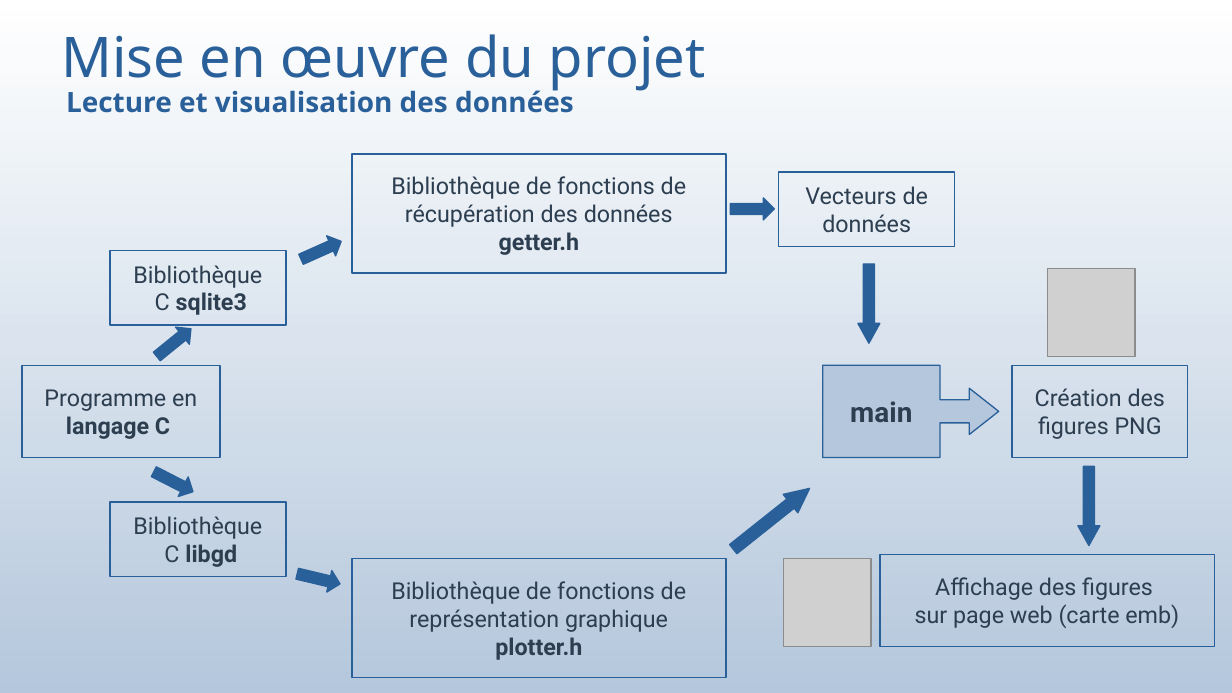
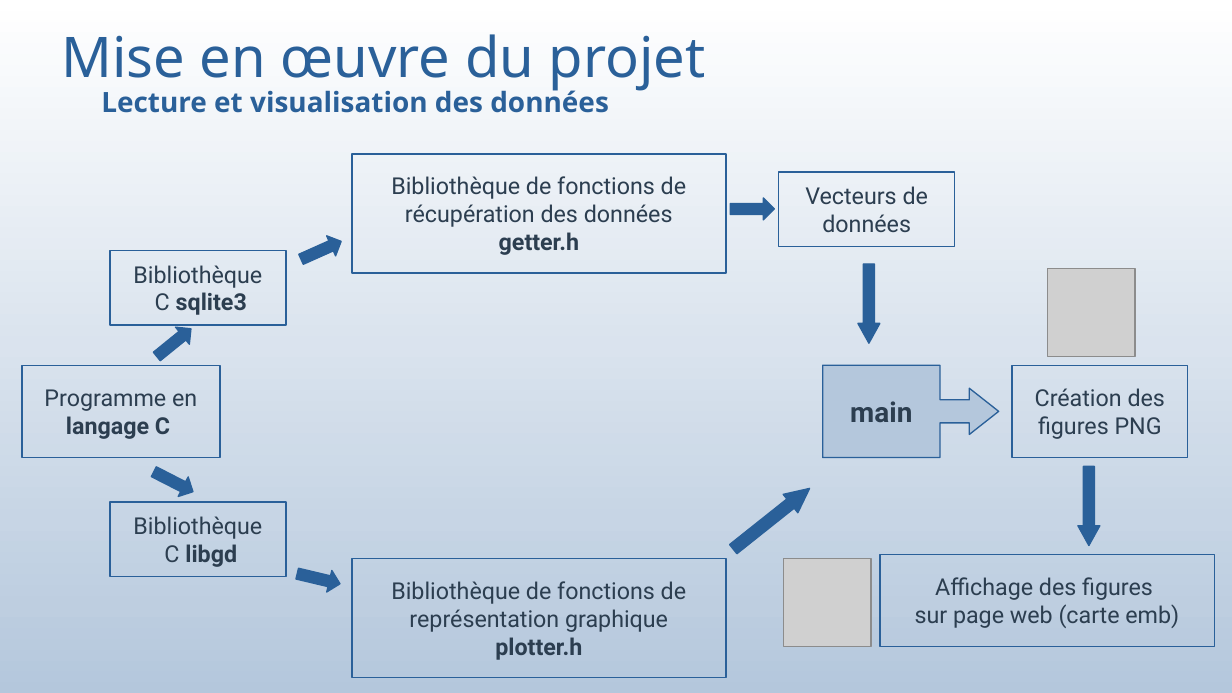
Before and after one commit to bauj/AJC_projet_belib, a slide deck: slide 41 of presentation_projet_final/presentation_projetV2.odp (slide 39 before the commit). Drawn at 1232x693 pixels with LibreOffice and Linux fonts; fonts in the diff are those of the drawing; grey boxes stand for pictures. Boxes give left, top, right and bottom in pixels: in the first picture for what was removed or moved away, otherwise in the second. Text is boxed around its words. In the diff, an @@ line names an element or a change of style, - is before the commit and + after.

```diff
--- a/presentation_projet_final/presentation_projetV2.odp
+++ b/presentation_projet_final/presentation_projetV2.odp
@@ text "Lecture et visualisation des données" moved from (x1=66, y1=85, x2=574, y2=113) to (x1=101, y1=85, x2=609, y2=113) @@
```
Also in this commit, not shown: 13 other slides changed, 6 slides added, 4 slides removed, 2 other files.
